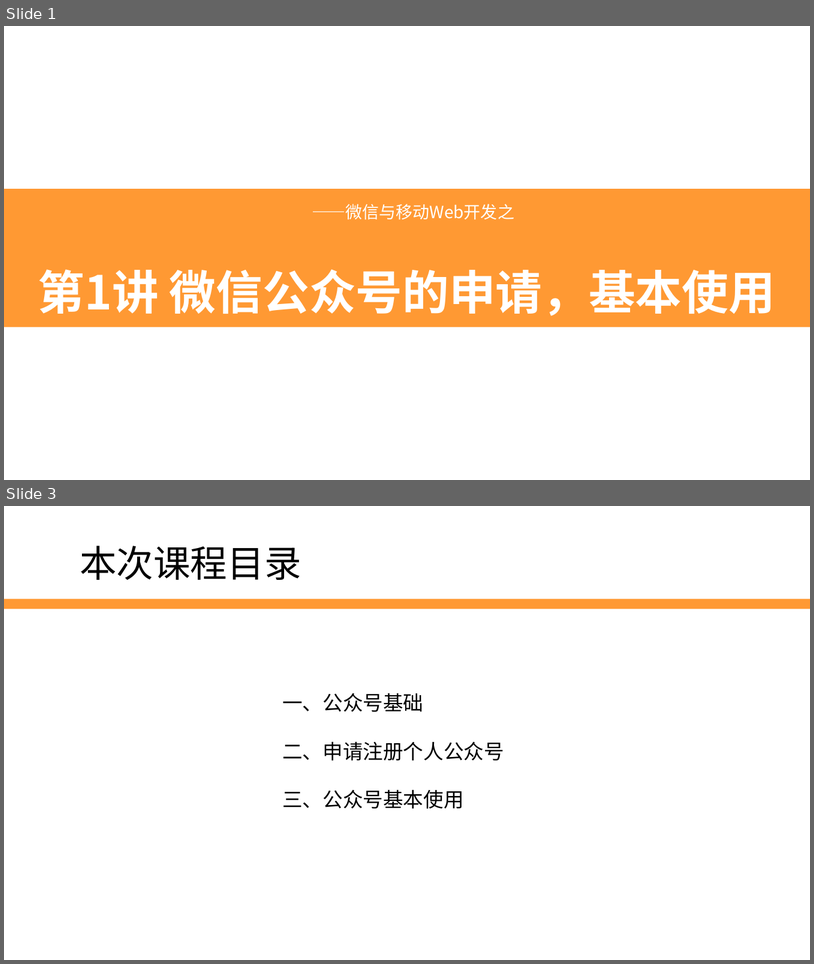
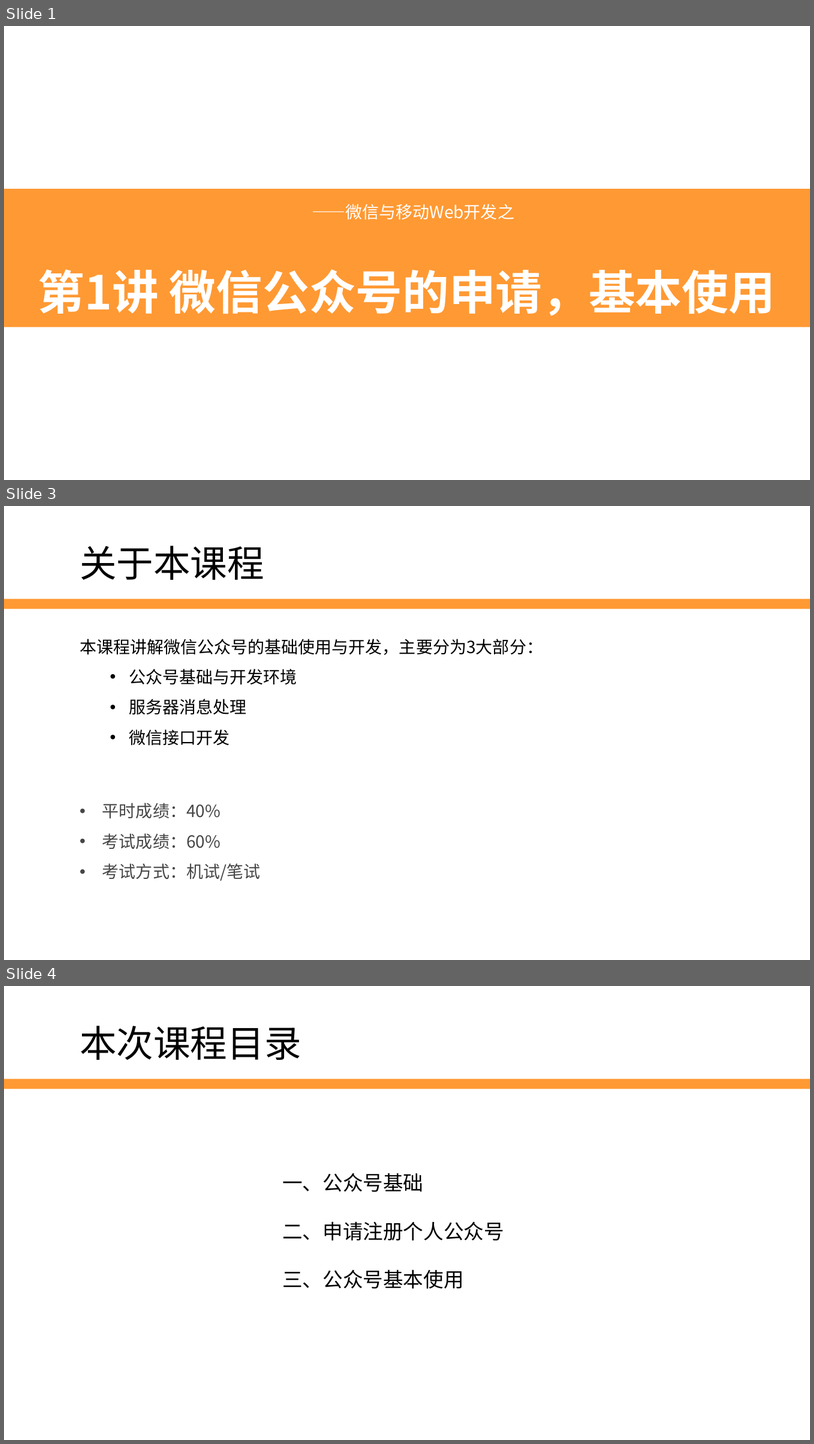
Before and after one commit to edu2act/2017-2018_1st_Wechat_Web_Programming, a slide deck: meterials/slides/ch01-wechat public platform.pptx. Shown one above the other, each under a label of ours: slides 1 and 3 before the commit, slides 1, 3 and 4 after it; the slides between them are not shown. The pictures are 814x964 and 814x1444 pixels, drawn with LibreOffice and Linux fonts; fonts in the diff are those of the drawing; background and template pictures are left out. Boxes give left, top, right and bottom in pixels: in the first picture for what was removed or moved away, otherwise in the second. Text is boxed around its words. In the diff, an @@ line names an element or a change of style, - is before the commit and + after.

```diff
--- a/meterials/slides/ch01-wechat public platform.pptx
+++ b/meterials/slides/ch01-wechat public platform.pptx
@@ slide 3 added at (4, 506, 810, 960), background #FFFFFF; not listed: 1 template element that a slide beside it also shows @@
@@ text added at (80, 546, 264, 580), 44 pt, text #000000 @@
+关于本课程
@@ text added at (80, 639, 543, 745), 20 pt, text #000000 @@
+本课程讲解微信公众号的基础使用与开发，主要分为3大部分：
+  • 公众号基础与开发环境
+  • 服务器消息处理
+  • 微信接口开发
@@ text added at (102, 802, 260, 880), 20 pt, text #464646 @@
+• 平时成绩：40%
+• 考试成绩：60%
+• 考试方式：机试/笔试
@@ what was slide 3 is now slide 4 @@
```
Also in this commit, not shown: 4 slides changed, 1 slide removed, 1 other file.
